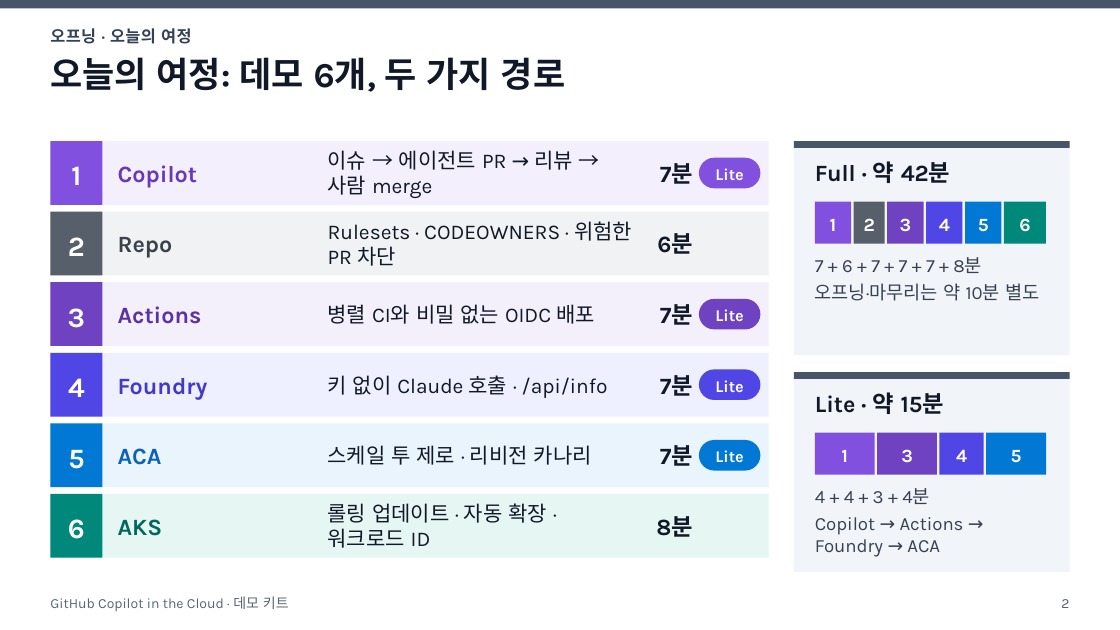
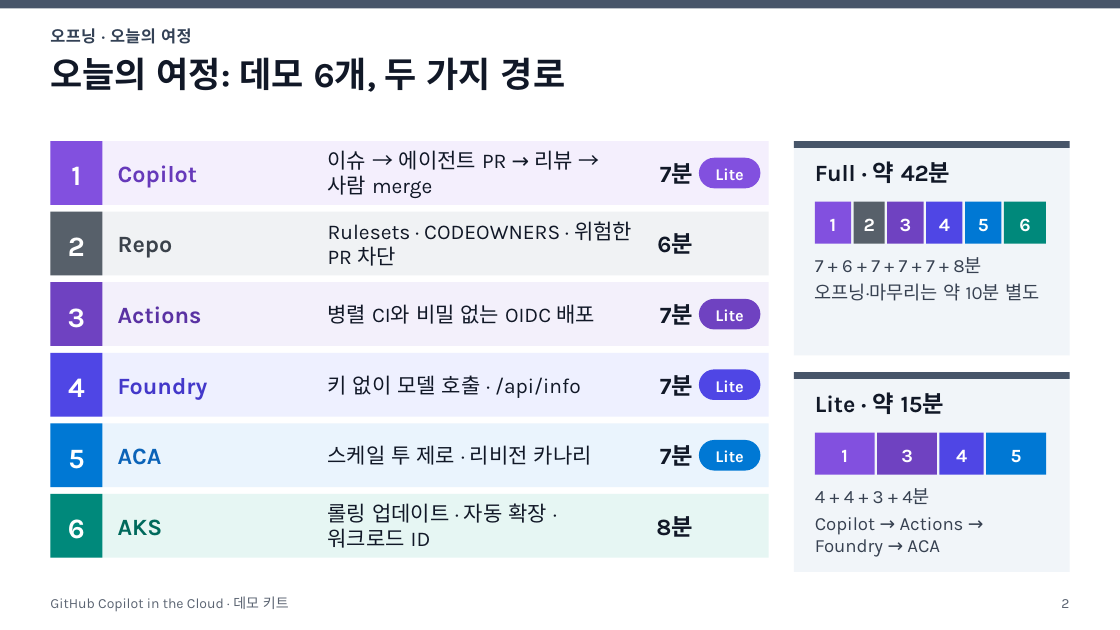
Before and after one commit to junwoojeong100/ghcp-in-the-cloud, a slide deck: slide 2 of slides/demo-presentation-ko.pptx. Drawn at 1120x630 pixels with LibreOffice and Linux fonts; fonts in the diff are those of the drawing. Boxes give left, top, right and bottom in pixels: in the first picture for what was removed or moved away, otherwise in the second. Text is boxed around its words. In the diff, an @@ line names an element or a change of style, - is before the commit and + after.

```diff
--- a/slides/demo-presentation-ko.pptx
+++ b/slides/demo-presentation-ko.pptx
@@ text at <box>328,375,581,398</box>: text changed @@
-키 없이 Claude 호출 · /api/info
+키 없이 모델 호출 · /api/info
```
Also in this commit, not shown: 9 other slides changed, 25 other files.
